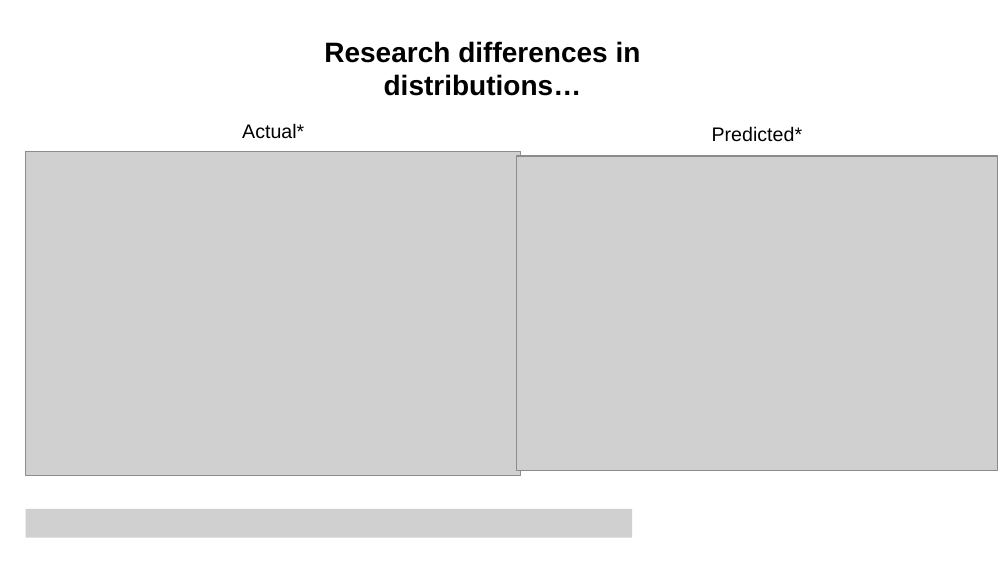
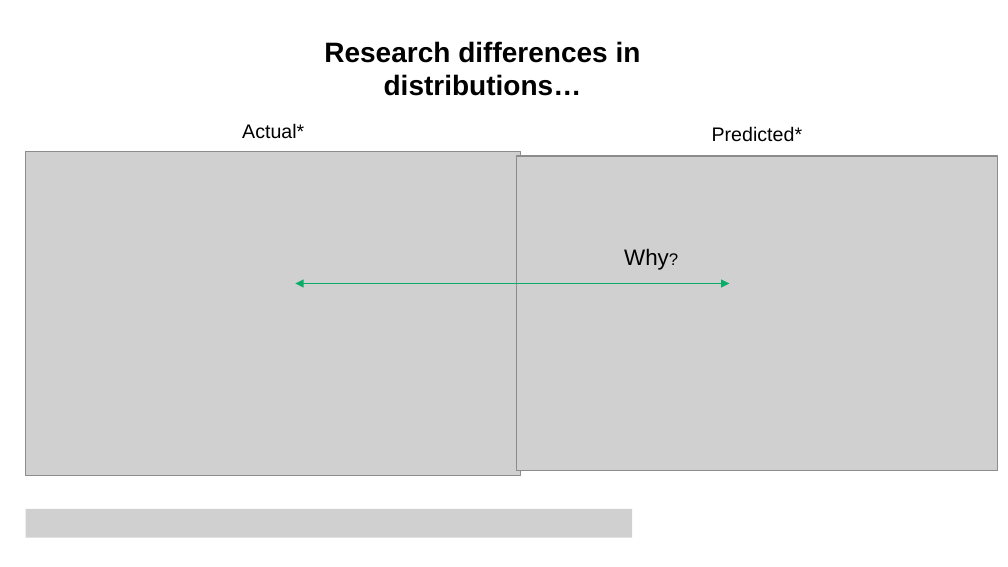
Before and after one commit to mdominguez2010/Loan-Loss, a slide deck: slide 15 of presentation/presentation_final_draft.pptx. Drawn at 1008x567 pixels with LibreOffice and Linux fonts; fonts in the diff are those of the drawing; grey boxes stand for pictures. Boxes give left, top, right and bottom in pixels: in the first picture for what was removed or moved away, otherwise in the second. Text is boxed around its words. In the diff, an @@ line names an element or a change of style, - is before the commit and + after.

Commit message:
presentation

```diff
--- a/presentation/presentation_final_draft.pptx
+++ b/presentation/presentation_final_draft.pptx
@@ text added at box(624, 248, 669, 270), 16 pt, text #000000 @@
+Why?
@@ double arrow added from (295, 283) to (730, 283), #0AAD67 0.75 pt @@
```
Also in this commit, not shown: 6 other files.
